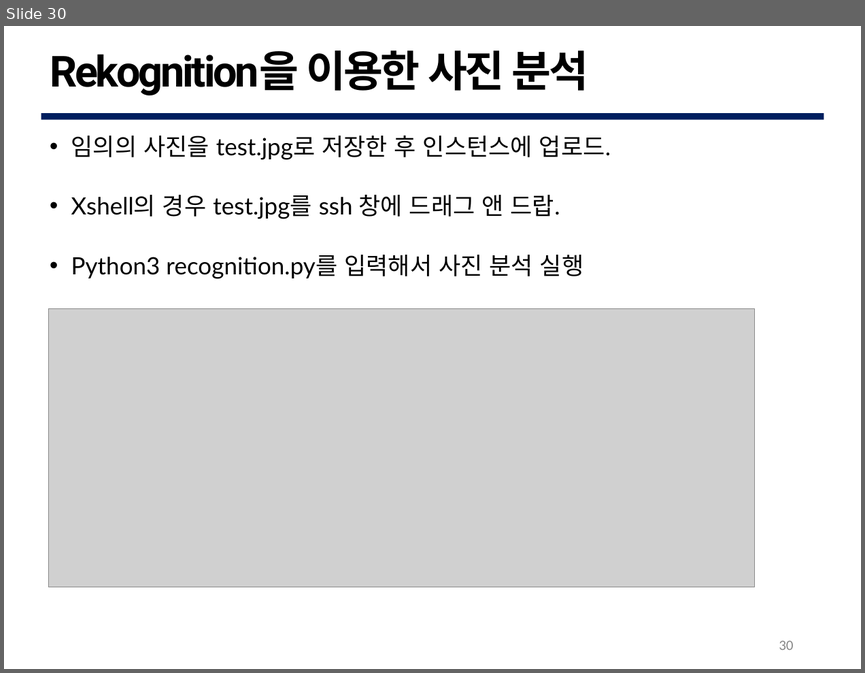
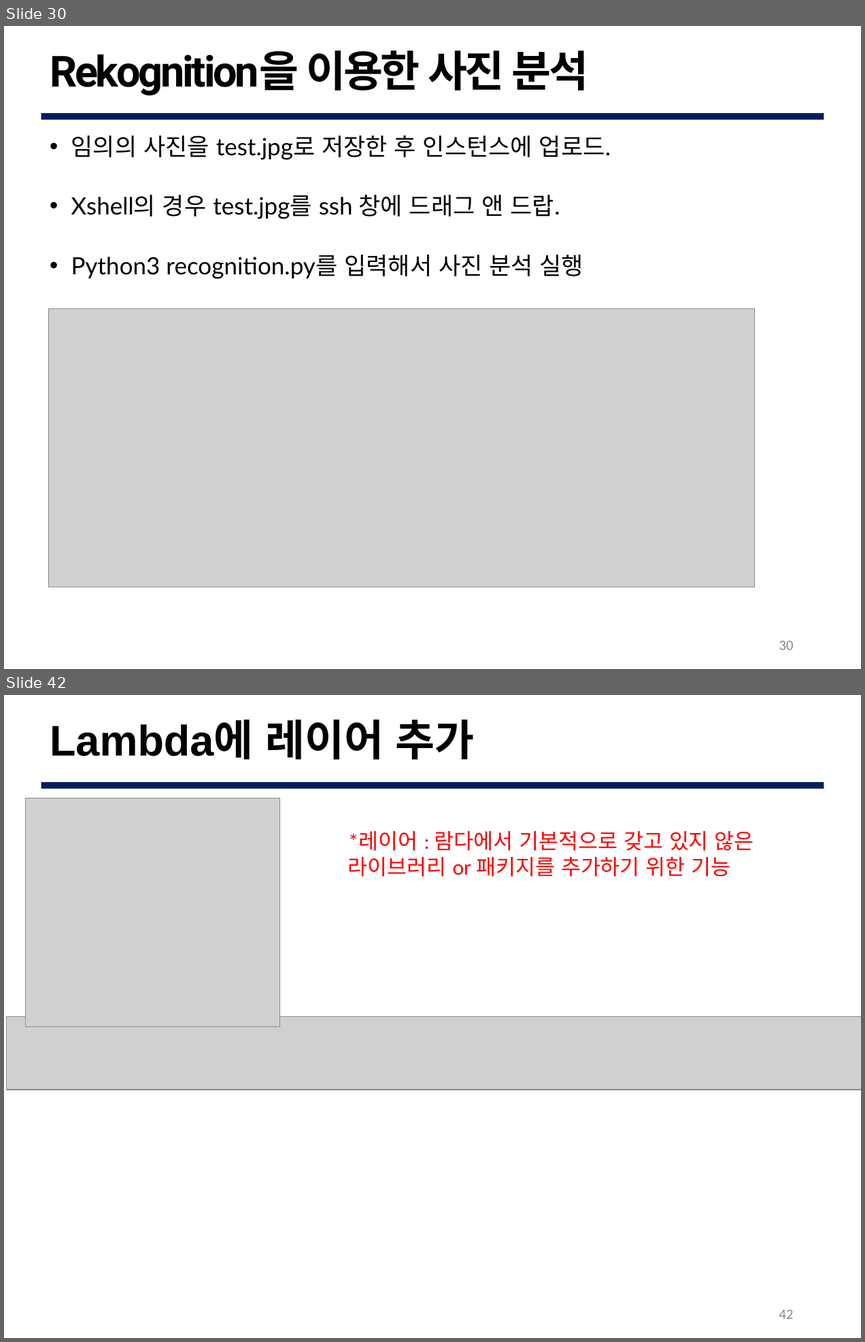
Before and after one commit to G0DCH/AWS_Rekognition_Slide, a slide deck: ppt/AWS Rekognition Slide.pptx. Shown one above the other, each under a label of ours: slide 30 before the commit, slides 30 and 42 after it; the slides between them are not shown. The pictures are 865x673 and 865x1342 pixels, drawn with LibreOffice and Linux fonts; fonts in the diff are those of the drawing; grey boxes stand for pictures; background and template pictures are left out. Boxes give left, top, right and bottom in pixels: in the first picture for what was removed or moved away, otherwise in the second. Text is boxed around its words. In the diff, an @@ line names an element or a change of style, - is before the commit and + after.

```diff
--- a/ppt/AWS Rekognition Slide.pptx
+++ b/ppt/AWS Rekognition Slide.pptx
@@ slide 42 added at [4, 695, 861, 1338], background #FFFFFF; not listed: 1 template element that a slide beside it also shows @@
@@ text added at [50, 719, 475, 760], 36 pt, text #000000, bold @@
+Lambda에 레이어 추가
@@ picture added at [26, 798, 280, 1027] @@
@@ text added at [348, 831, 754, 877], 18 pt, text #FF0000 @@
+*레이어 : 람다에서 기본적으로 갖고 있지 않은
+라이브러리 or 패키지를 추가하기 위한 기능
@@ picture added at [7, 1016, 861, 1089] @@
@@ page number added at [779, 1309, 793, 1319], 12 pt, text #888888 @@
+42
```
Also in this commit, not shown: 2 slides changed, 28 other slides added, 4 other files.
